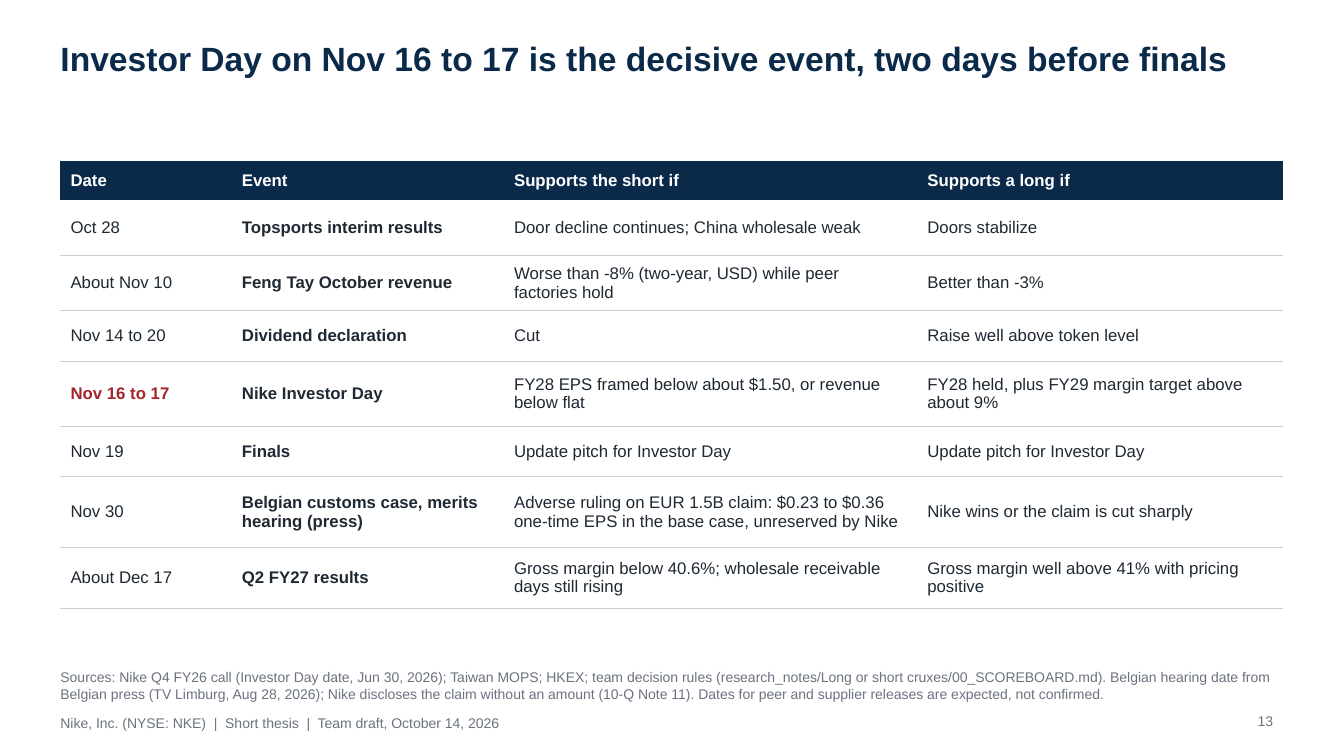
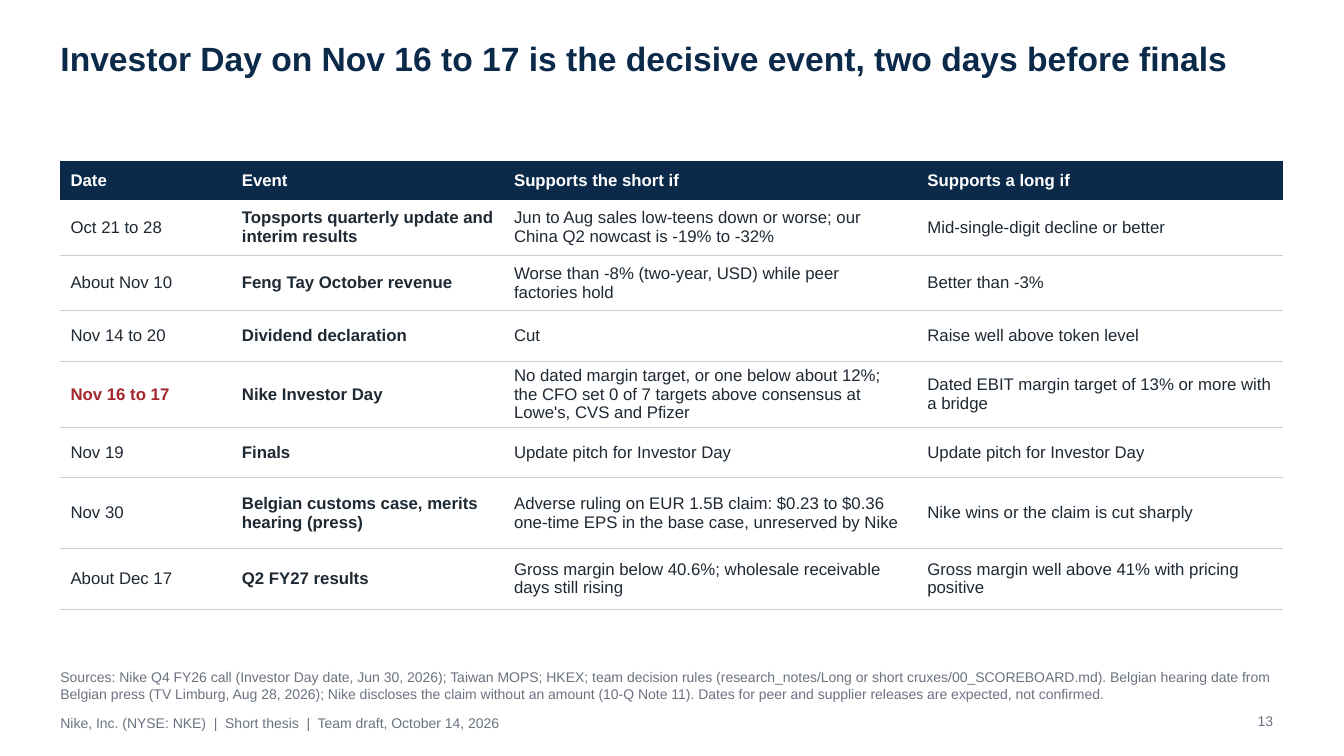
Before and after one commit to Varkot-dev/nike-research-case-comp, a slide deck: slide 13 of slides/pptx/Nike Short Thesis.pptx. Drawn at 1344x756 pixels with LibreOffice and Linux fonts; fonts in the diff are those of the drawing. Boxes give left, top, right and bottom in pixels: in the first picture for what was removed or moved away, otherwise in the second. Text is boxed around its words. In the diff, an @@ line names an element or a change of style, - is before the commit and + after.

```diff
--- a/slides/pptx/Nike Short Thesis.pptx
+++ b/slides/pptx/Nike Short Thesis.pptx
@@ table at (60,161,1284,601) @@
-row 2: Oct 28 | Topsports interim results | Door decline continues; China wholesale weak | Doors stabilize
+row 2: Oct 21 to 28 | Topsports quarterly update and interim results | Jun to Aug sales low-teens down or worse; our China Q2 nowcast is -19% to -32% | Mid-single-digit decline or better
-row 5, column 3: FY28 EPS framed below about $1.50, or revenue below flat
+row 5, column 3: No dated margin target, or one below about 12%; the CFO set 0 of 7 targets above consensus at Lowe's, CVS and Pfizer
-row 5, column 4: FY28 held, plus FY29 margin target above about 9%
+row 5, column 4: Dated EBIT margin target of 13% or more with a bridge
```
Also in this commit, not shown: 3 other files.
